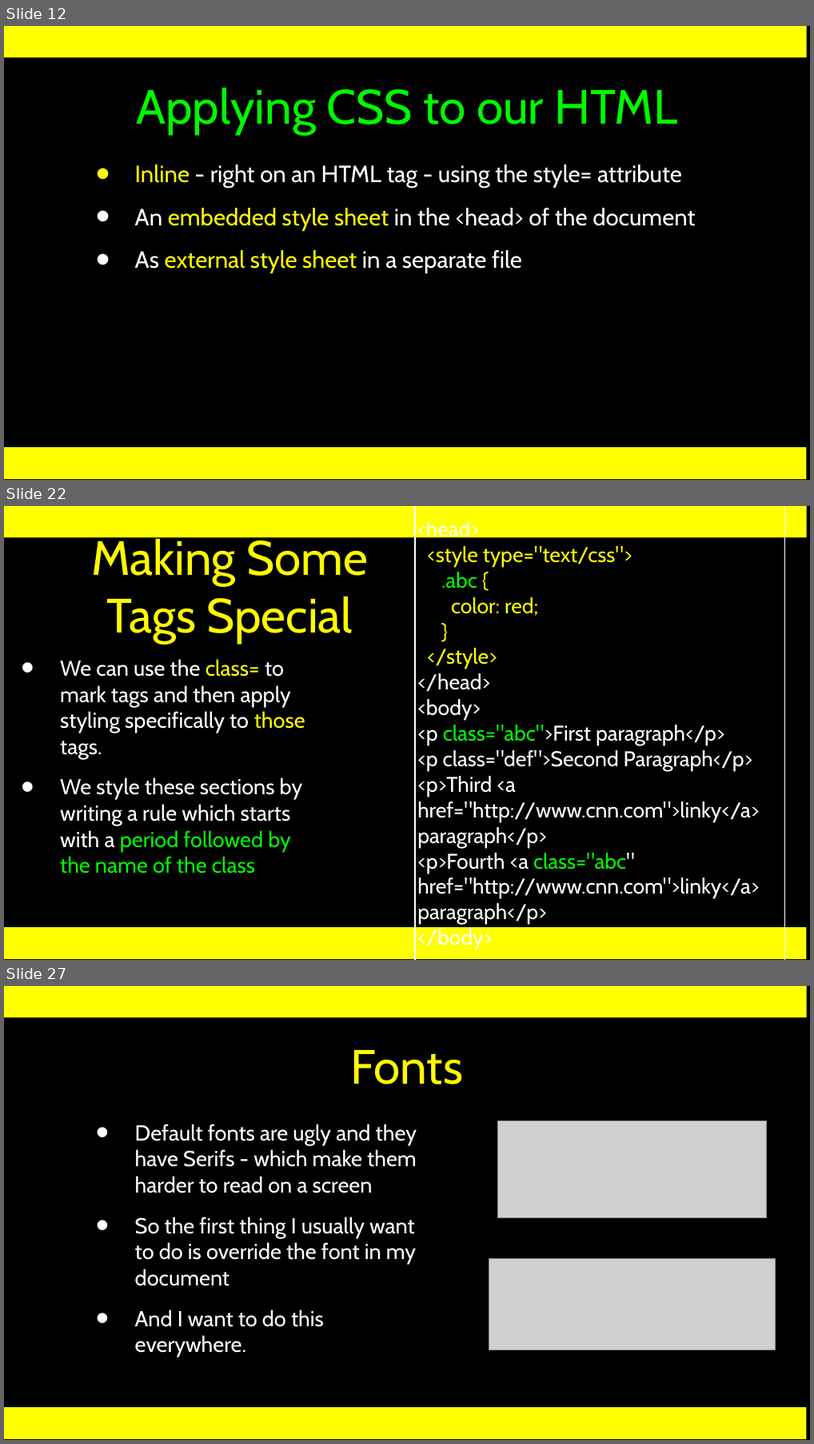
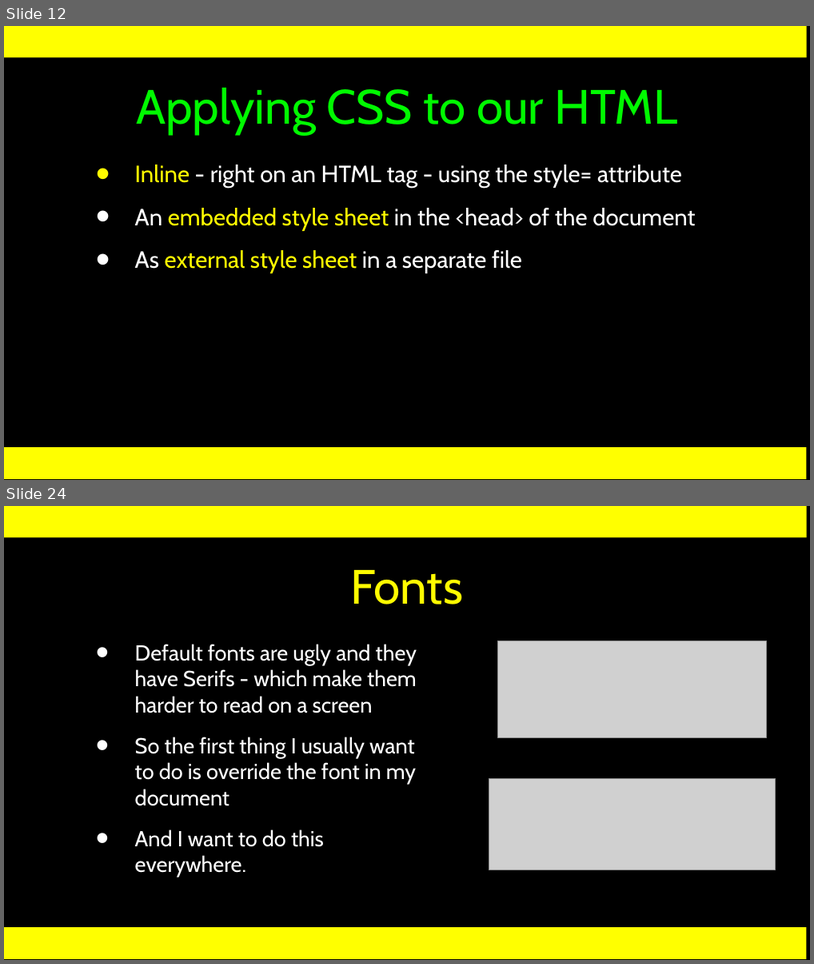
Before and after one commit to csev/wa4e, a slide deck: lectures/Web-03-CSS.ppt. Shown one above the other, each under a label of ours: slides 12, 22 and 27 before the commit, slides 12 and 24 after it; the slides between them are not shown. The pictures are 814x1444 and 814x964 pixels, drawn with LibreOffice and Linux fonts; fonts in the diff are those of the drawing; grey boxes stand for pictures. Boxes give left, top, right and bottom in pixels: in the first picture for what was removed or moved away, otherwise in the second. Text is boxed around its words. In the diff, an @@ line names an element or a change of style, - is before the commit and + after.

```diff
--- a/lectures/Web-03-CSS.ppt
+++ b/lectures/Web-03-CSS.ppt
@@ slide 22 removed at bbox=[4, 506, 810, 960], background #000000; not listed: 3 template elements that a slide beside it also shows @@
@@ rectangle removed at bbox=[415, 506, 786, 960] @@
-<head>
-<style type="text/css">
-.abc {
-color: red;
-}
-</style>
-</head>
-<body>
-<p class="abc">First paragraph</p>
-<p class="def">Second Paragraph</p>
-<p>Third <a href="http://www.cnn.com">linky</a> paragraph</p>
-<p>Fourth <a class="abc" href="http://www.cnn.com">linky</a> paragraph</p>
-</body>
@@ title removed at bbox=[91, 534, 368, 643] @@
-Making Some Tags Special
@@ text removed at bbox=[60, 659, 306, 873] @@
-• We can use the class= to mark tags and then apply styling specifically to those tags.
-• We style these sections by writing a rule which starts with a period followed by the name of the class
@@ what was slide 27 is now slide 24 @@
```
Also in this commit, not shown: 9 slides changed, 8 slides added, 10 other slides removed, 1 other file.
